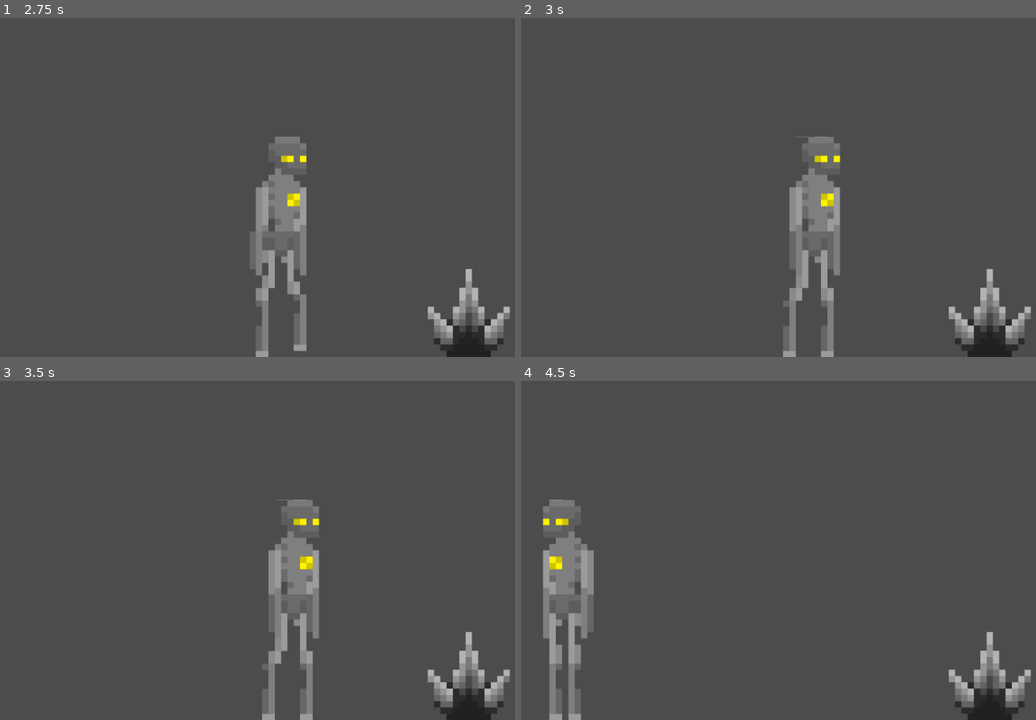
Above: before the commit, frames 1-4 (two rows, left to right).
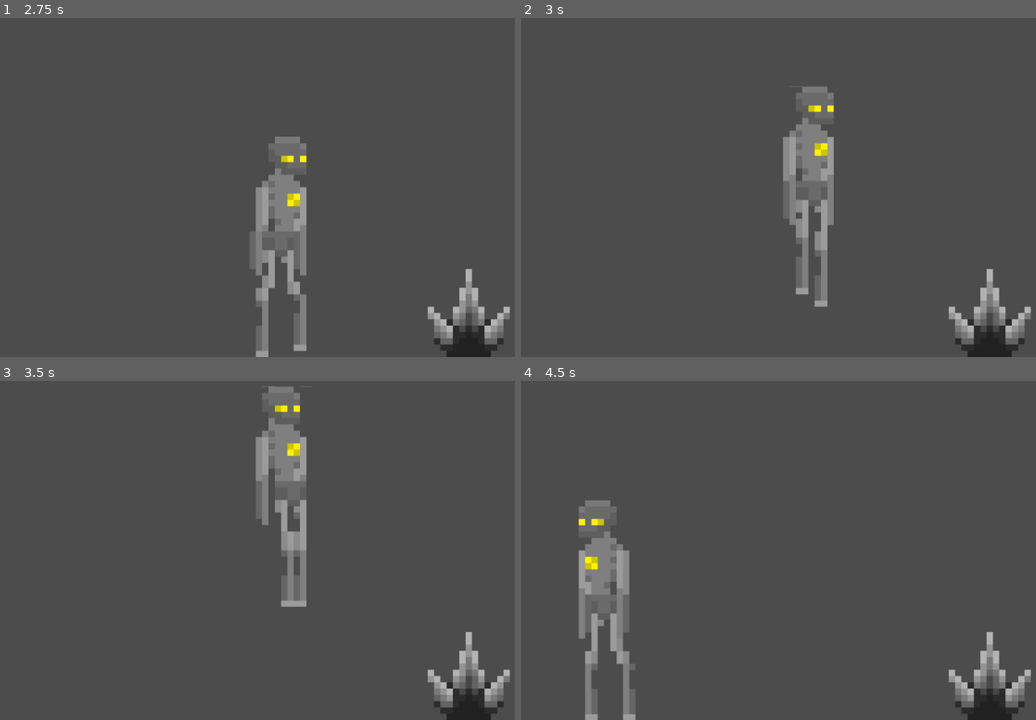
Above: after the commit, the same moments.

Repository: LogEman/New2DGame
Game: Godot game, scene res://Main.tscn
Two runs of this game, one before a commit and one after it. Both use one fixed random seed, a clock stepped at 60 frames per second and the inputs below.
Inputs:
- Up to frame 1 (2.75 s): tap Enter at 0.5 s; hold Right (ui_right) 0.53-1.28 s; hold Left (ui_left) 1.28-2.03 s; hold Right (ui_right) from 2.03 s (still down)
- Up to frame 2 (3 s): release Right (ui_right) at 2.78 s; hold Up (ui_up) from 2.78 s (still down)
- Up to frame 3 (3.5 s): keep holding Up (ui_up)
- Up to frame 4 (4.5 s): release Up (ui_up) at 3.53 s; hold Left (ui_left) from 3.53 s (still down)

Frame 1 is identical in both runs. In frame 2, 4.9% of the frame differs, in the area x 50-63%, y 20-100%; in frame 3, 6.2%; in frame 4, 6.7%, in the area x 4-23%, y 35-100%.

Commit message:
devTest 1.3 - Jump Test
Now with jumping!

Diff:
--- /dev/null
+++ b/Enemy.gd
@@ -0,0 +1,16 @@
+extends Area2D
+
+
+# Declare member variables here. Examples:
+# var a = 2
+# var b = "text"
+
+
+# Called when the node enters the scene tree for the first time.
+func _ready():
+	pass
+
+
+# Called every frame. 'delta' is the elapsed time since the previous frame.
+#func _process(delta):
+#	pass
--- a/Main.tscn
+++ b/Main.tscn
@@ -1,9 +1,10 @@
-[gd_scene load_steps=17 format=2]
+[gd_scene load_steps=18 format=2]
 
 [ext_resource path="res://Assets/Models/Player/New Piskel.png" type="Texture" id=1]
 [ext_resource path="res://Assets/Models/Enemy/Spike sprite-1.png" type="Texture" id=2]
 [ext_resource path="res://Assets/Models/Enemy/Small Spike sprite-1.png" type="Texture" id=3]
 [ext_resource path="res://Player.gd" type="Script" id=4]
+[ext_resource path="res://Enemy.gd" type="Script" id=5]
 
 [sub_resource type="AtlasTexture" id=1]
 flags = 4
@@ -87,6 +88,7 @@
 
 [node name="Enemy" type="Area2D" parent="."]
 position = Vector2( 737.152, 520.122 )
+script = ExtResource( 5 )
 __meta__ = {
 "_edit_group_": true
 }
--- a/Player.gd
+++ b/Player.gd
@@ -1,14 +1,16 @@
 extends Area2D
-
-
-var frames
+var health = 100
 var speed = 400
-var health = 100
-var damageStrength = 25
+var damageStrength = 25.0
 var damageTimer = 20
 var damageTimerDelta = 0
 var currentDamageTimer = 0
 var playerWasHit
+var maxJump = 200
+var floorPosition = 424
+
+var isJumping = false
+var jumpDisabled = false
 
 func playerHit(area):
 	playerWasHit = true
@@ -21,20 +23,35 @@
 	if Input.is_action_pressed("ui_right"):
 		velocity.x += 1
 		$PlayerSprite.flip_h = false
-	if Input.is_action_pressed("ui_left"):
+	elif Input.is_action_pressed("ui_left"):
 		velocity.x -= 1
 		$PlayerSprite.flip_h = true
+
+	if (position.y < floorPosition && !isJumping) :
+		velocity.y += 1
+
+	if (Input.is_action_pressed("ui_up") && position.y > maxJump && !jumpDisabled):
+		velocity.y -= 1
+		isJumping = true
+	if (isJumping && !Input.is_action_pressed("ui_up") || position.y < maxJump) :
+		jumpDisabled = true
+		isJumping = false
+	if (position.y > floorPosition + 1) :
+		jumpDisabled = false
+
 	if velocity.length() > 0:
 		velocity = velocity.normalized() * speed
 		$PlayerSprite.play()
 	else:
 		$PlayerSprite.stop()
+
 	position += velocity * delta
+
 	if (playerWasHit == true) :
-		damageTimerDelta = damageTimer * delta * 1000
+		damageTimerDelta = damageTimer / delta
 		if (currentDamageTimer <= damageTimerDelta) :
 			currentDamageTimer += 1
-		elif (health > 0) :
+		elif (health > 0.0) :
 			health = health - damageStrength
-		elif (health <= 0):
+		elif (health <= 0.0):
 			hide()
--- a/project.godot
+++ b/project.godot
@@ -22,7 +22,6 @@
 [display]
 
 window/size/resizable=false
-window/size/fullscreen=true
 window/stretch/mode="viewport"
 window/stretch/aspect="keep"
 
Not shown, changed: .mono/metadata/ide_messaging_meta.txt
Not shown, added: WebGame/devTest 1.2 - Damage & Movement.png.import
Not shown, added: WebGame/favicon.png.import
Not shown, changed: WebGame/Archives/devTest 1.2 - Damage & Movement.zip
Not shown, removed: WebGame/devTest 1.2 - Damage & Movement.html
Not shown, added: WebGame/index.html
